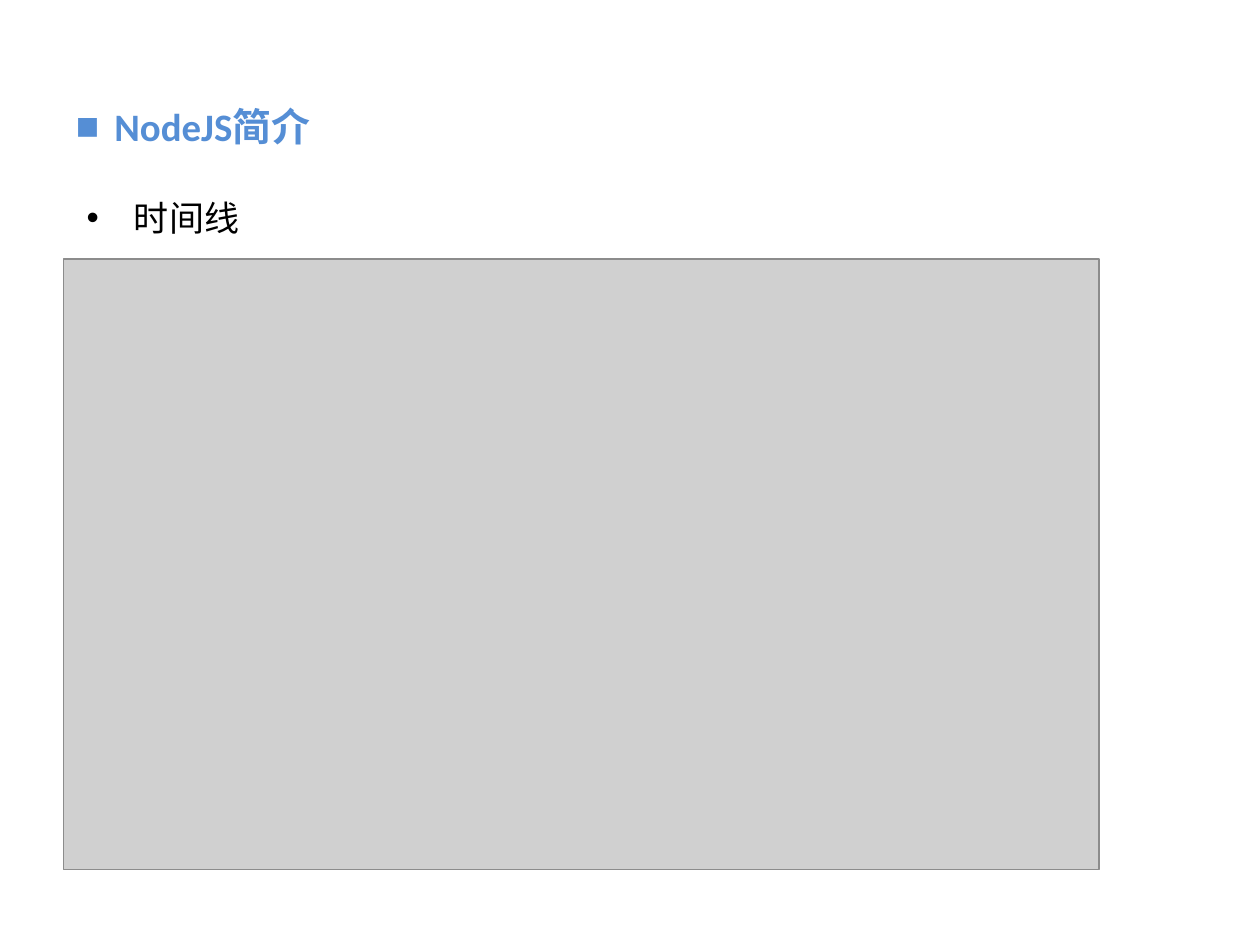
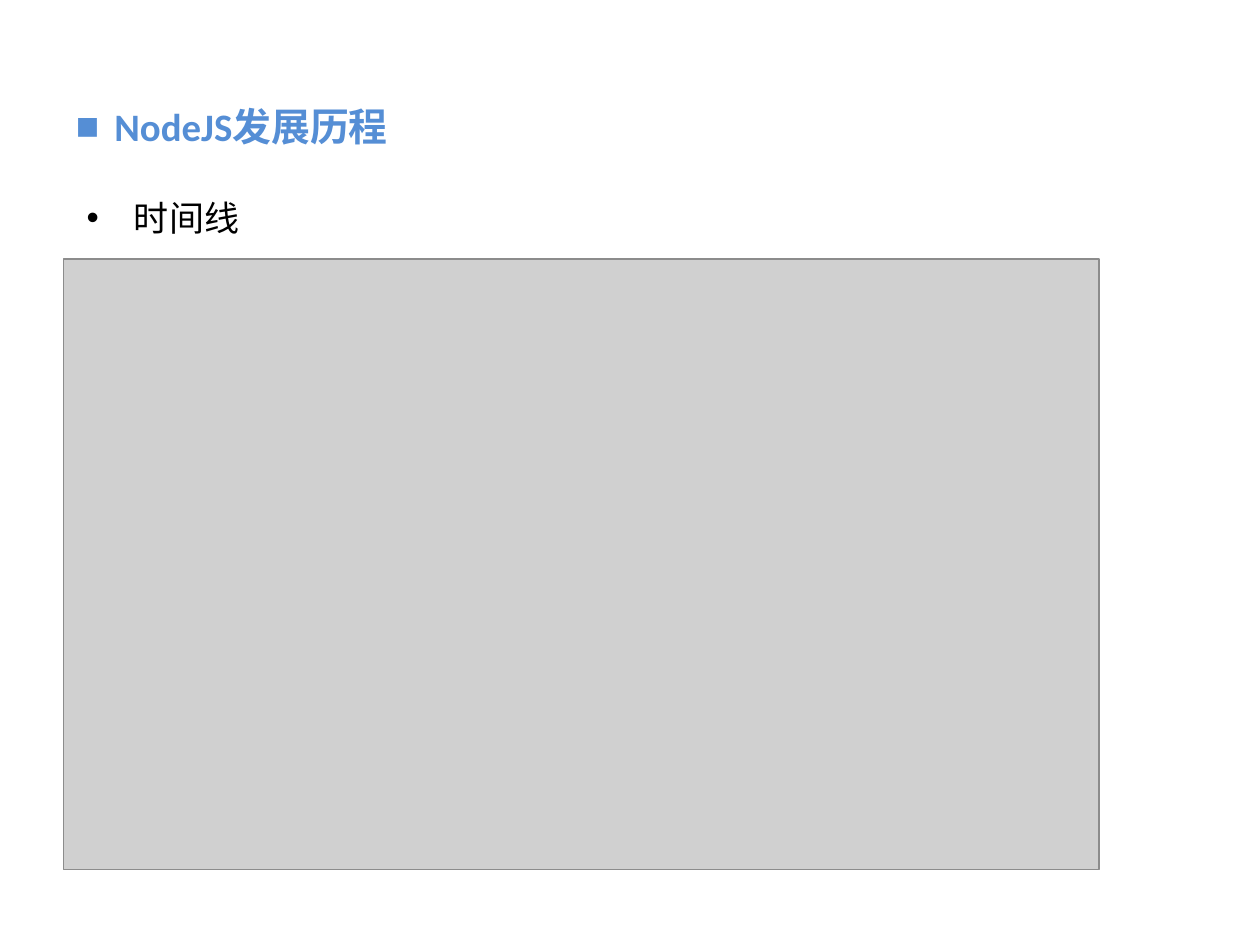
Before and after one commit to vaik/Documents, a slide deck: slide 11 of 我的分享/NodeJS基础概念理解.ppt. Drawn at 1260x945 pixels with LibreOffice and Linux fonts; fonts in the diff are those of the drawing; grey boxes stand for pictures; background and template pictures are left out. Boxes give left, top, right and bottom in pixels: in the first picture for what was removed or moved away, otherwise in the second. Text is boxed around its words. In the diff, an @@ line names an element or a change of style, - is before the commit and + after.

```diff
--- a/我的分享/NodeJS基础概念理解.ppt
+++ b/我的分享/NodeJS基础概念理解.ppt
@@ text at bbox=[114, 108, 387, 145]: text changed @@
-■ NodeJS简介
+■ NodeJS发展历程
```
Also in this commit, not shown: 9 other slides changed, 1 slide added, 1 slide removed.
